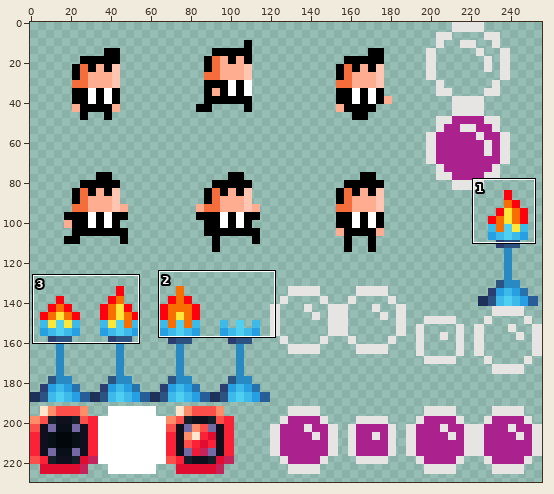
Two states of a sprite sheet, necrinho/images/shared-0-sheet2.png. The picture above shows the old version from afar; the outline marks the close-up.
Close-up. Before the commit:
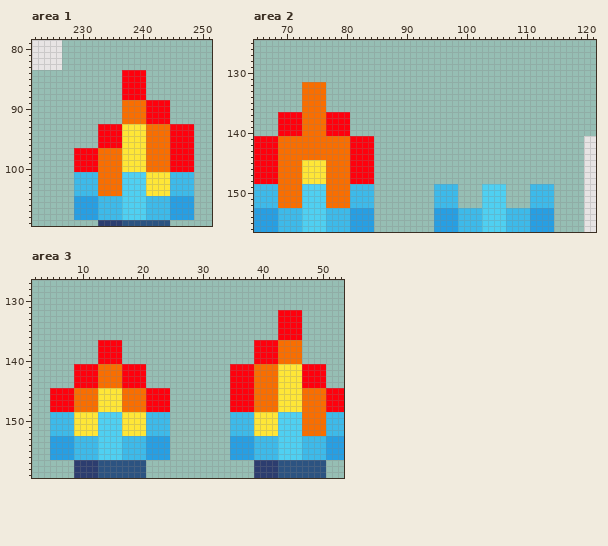
The file is 256x256 pixels. Colours within 5 levels of each other are drawn and written as one. Shown: area 1: x 222..251, y 79..109; area 2: x 65..121, y 125..156; area 3: x 2..53, y 127..159. The wide view leaves out empty margins.
After the commit:
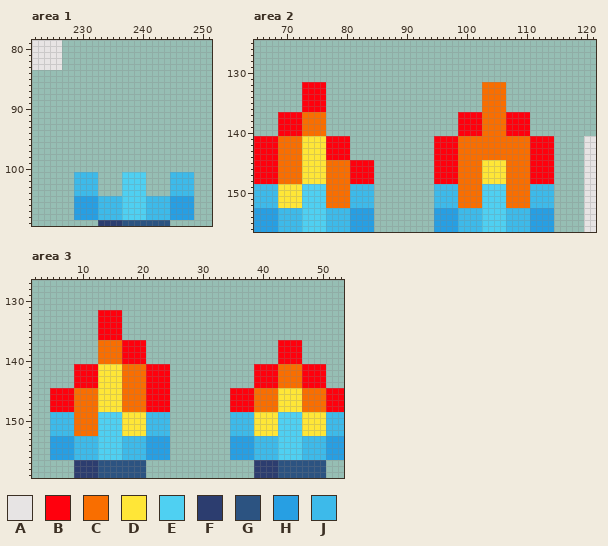
Palette (. is transparent): A #e7e4e4  B #ff000d  C #f96e00  D #ffe637  E #4fd0f2  F #2c3d6f  G #2c5381  H #279fe3  J #3dbaea
Changes in this commit:
Area 1:
The author cleared colour B in rows 84 to 88 at x 237 to 240; in rows 89 to 92 at x 241 to 244; in rows 93 to 96 at x 233 to 236 and 245 to 248; in rows 97 to 100 at x 229 to 232 and 245 to 248.
The author cleared colour C in rows 89 to 92 at x 237 to 240; in rows 93 to 96 at x 241 to 244; in rows 97 to 100 at x 233 to 236 and 241 to 244; in rows 101 to 104 at x 233 to 236.
The author cleared colour D in rows 93 to 100 at x 237 to 240; in rows 101 to 104 at x 241 to 244.
Area 2:
The edit adds colour B in rows 137 to 140 at x 99 to 102 and 107 to 110; in rows 141 to 148 at x 95 to 98 and 111 to 114.
Colour C gives way to colour B in rows 132 to 136 at x 73 to 76; in rows 141 to 144 at x 77 to 80.
The edit adds colour C in rows 132 to 140 at x 103 to 106; in rows 141 to 144 at x 99 to 110; in rows 145 to 152 at x 99 to 102 and 107 to 110.
The edit adds colour D in rows 145 to 148 at x 103 to 106.
Colour C gives way to colour D in rows 141 to 144 at x 73 to 76; in rows 149 to 152 at x 69 to 72.
The author cleared colour B in rows 137 to 140 at x 77 to 80; in rows 141 to 144 at x 81 to 84.
Area 3:
The edit adds colour B in rows 132 to 136 at x 13 to 16; in rows 137 to 140 at x 17 to 20; in rows 141 to 144 at x 21 to 24.
Colour C gives way to colour B in rows 137 to 140 at x 43 to 46; in rows 141 to 144 at x 39 to 42.
Colour B gives way to colour C in rows 137 to 140 at x 13 to 16; in rows 141 to 144 at x 17 to 20.
Colour D gives way to colour C in rows 141 to 144 at x 43 to 46; in rows 149 to 152 at x 9 to 12.
Colour C gives way to colour D in rows 141 to 144 at x 13 to 16; in rows 149 to 152 at x 47 to 50.
The author cleared colour B in rows 132 to 136 at x 43 to 46; in rows 137 to 140 at x 39 to 42; in rows 141 to 144 at x 35 to 38.
